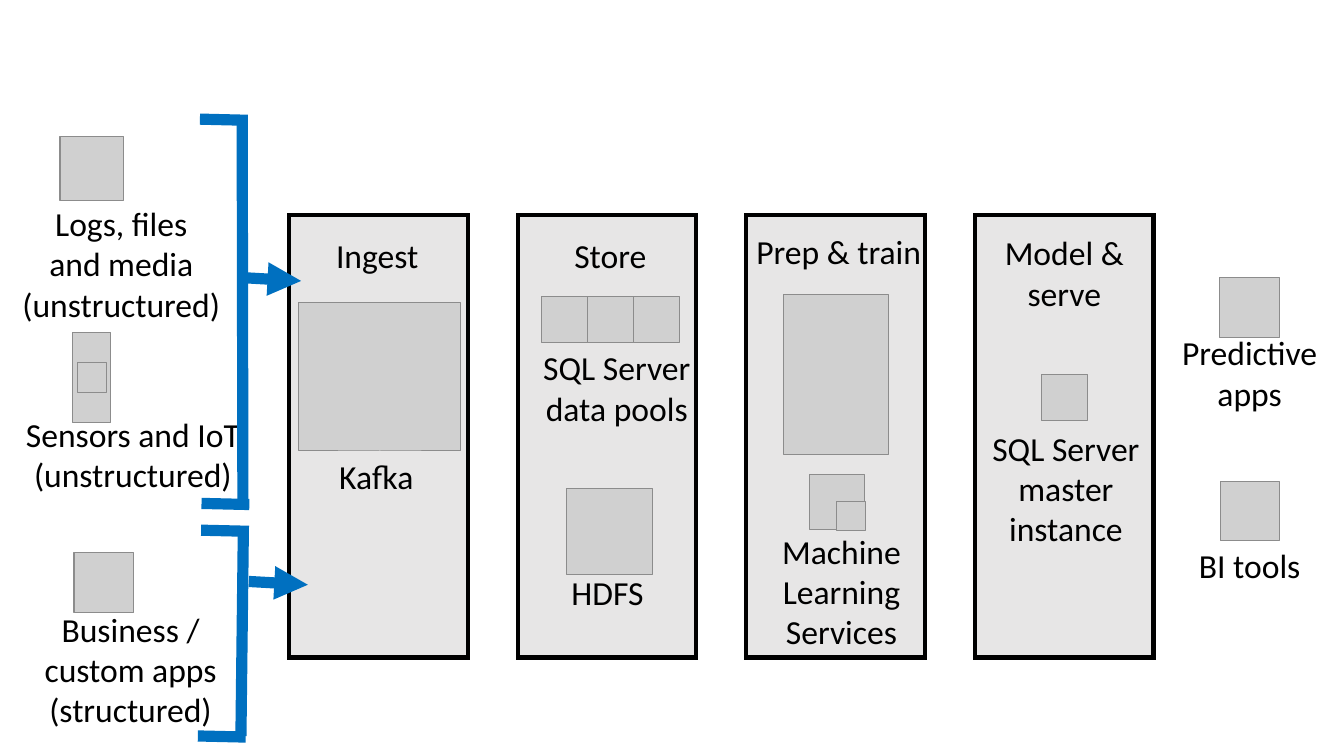
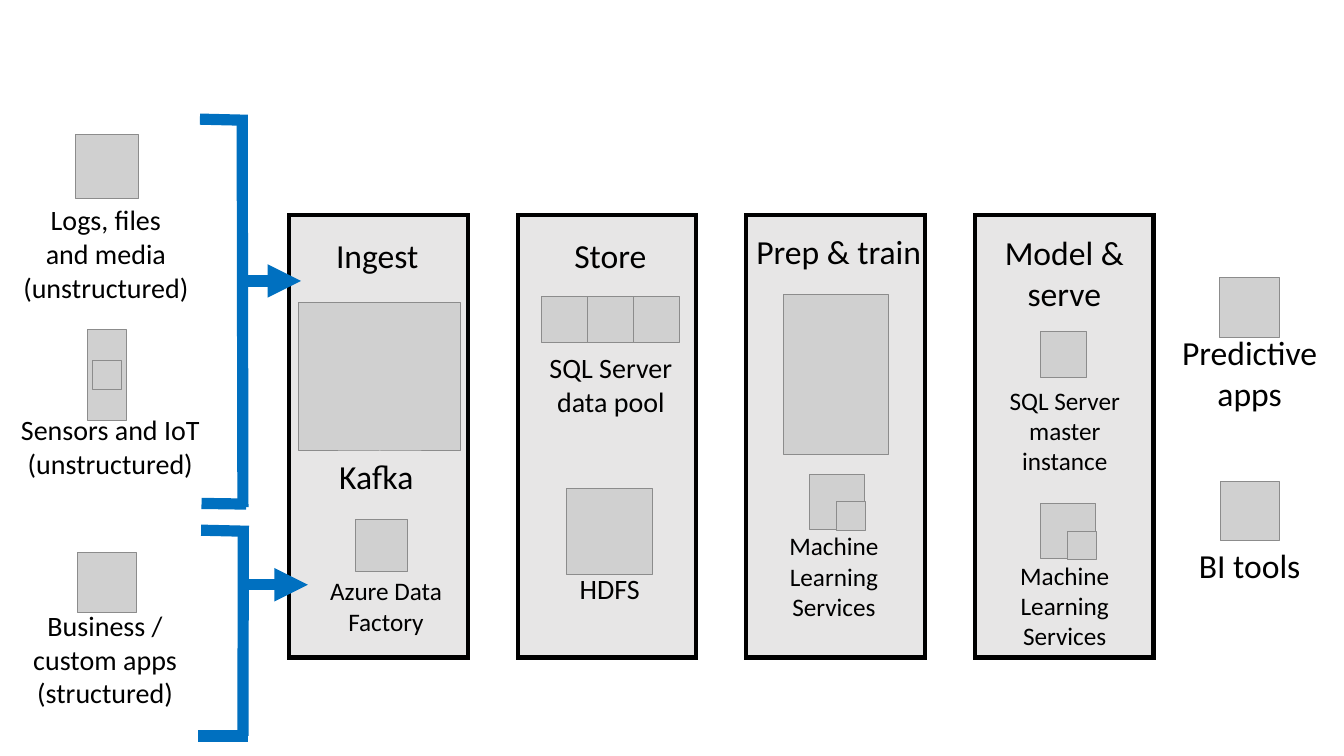
Before and after one commit to solliancenet/MCW-Modernizing-data-analytics-with-SQL-Server-2019, a slide deck: slide 2 of Whiteboard design session/media/diagrams.pptx. Drawn at 1344x756 pixels with LibreOffice and Linux fonts; fonts in the diff are those of the drawing; grey boxes stand for pictures. Boxes give left, top, right and bottom in pixels: in the first picture for what was removed or moved away, otherwise in the second. Text is boxed around its words. In the diff, an @@ line names an element or a change of style, - is before the commit and + after.

```diff
--- a/Whiteboard design session/media/diagrams.pptx
+++ b/Whiteboard design session/media/diagrams.pptx
@@ arrow moved from (242, 277) - (301, 281) to (243, 281) - (301, 281) @@
@@ 3 pictures: place and size @@
-3 pictures at [60,136,124,422]
+3 pictures at [75,135,138,420]
@@ picture: place and size @@
-picture at [1042,374,1088,420]
+picture at [1041,332,1087,378]
@@ text at [549,360,672,382]: size 24 to 20 pt in "SQL Server" @@
@@ text "SQL Server" at [1010,393,1120,470]: size 24 to 18 pt @@
@@ text "SQL Server": place and size @@
-text "SQL Server" at [992,439,1139,542]
+text "SQL Server" at [1010,393,1120,470]
@@ size 24 to 20 pt in 4 elements at [580,581,640,599], [33,616,177,707], [23,210,188,302], [21,417,199,478] @@
@@ text at [557,392,665,417]: text changed; size 24 to 20 pt @@
-data pools
+data pool
@@ picture added at [1041,503,1096,559] @@
@@ picture added at [356,519,408,572] @@
@@ text "Machine Learning Services": place and size @@
-text "Machine Learning Services" at [782,540,901,645]
+text "Machine Learning Services" at [789,537,878,616]
@@ text "Machine Learning Services" at [789,537,878,616]: size 24 to 18 pt @@
@@ picture added at [1068,531,1096,560] @@
@@ text "HDFS": place and size @@
-text "HDFS" at [571,583,643,606]
+text "HDFS" at [580,581,640,599]
@@ text added at [1020,567,1109,645], 18 pt, text #000000 @@
+Machine Learning
+Services
@@ arrow moved from (249, 582) - (308, 585) to (243, 585) - (308, 585) @@
@@ text added at [330,584,442,635], 18 pt, text #000000 @@
+Azure Data
+Factory
@@ text "Business / custom apps": place and size @@
-text "Business / custom apps" at [45,619,216,731]
+text "Business / custom apps" at [33,616,177,707]
```
Also in this commit, not shown: 2 other files.
